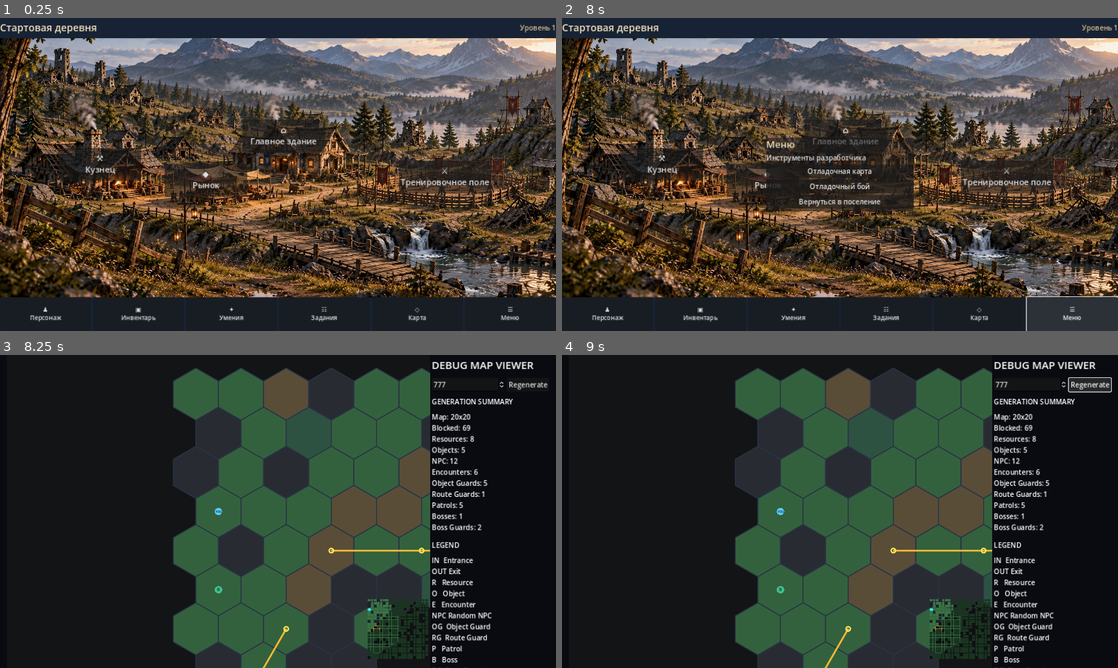
Above: before the commit, frames 1-4 (two rows, left to right).
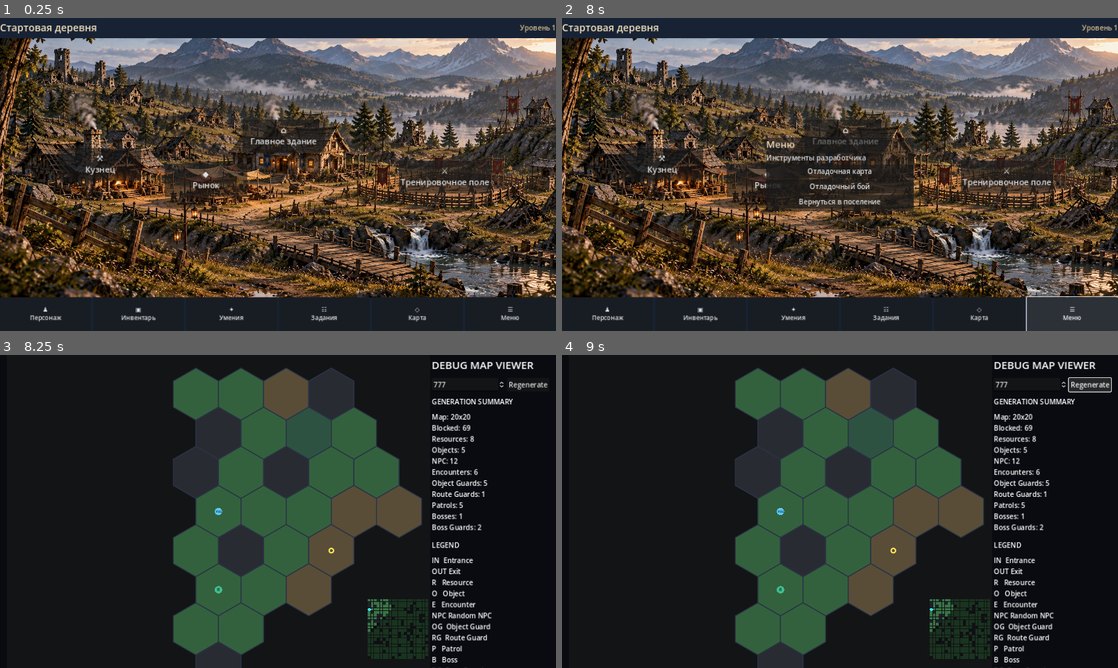
Above: after the commit, the same moments.

Repository: Archoniou1987/Battle-of-Artheon
Game: Godot game, scene res://scenes/main/main.tscn
The game is run twice, just before and just after one commit, with the same random seed, the same clock (stepped at 60 frames per second) and the same inputs.
Inputs:
- Up to frame 1 (0.25 s): no input
- Up to frame 2 (8 s): click "⚒ Кузнец" at 0.5 s; click "◆ Рынок" at 1.25 s; click "⌂ Главное здание" at 2 s; click "⚔ Тренировочное поле" at 2.75 s; click "♟ Персонаж" at 3.5 s; click "▣ Инвентарь" at 4.25 s; click "✦ Умения" at 5 s; click "☷ Задания" at 5.75 s; click "◇ Карта" at 6.5 s; click "☰ Меню" at 7.25 s
- Up to frame 3 (8.25 s): click "Отладочная карта" at 8 s
- Up to frame 4 (9 s): click "Regenerate" at 8.75 s

Frames 1-2 are identical in both runs. In frame 3, 11% of the frame differs, in the area x 43-78%, y 4-100%; in frame 4, 11%.

Commit message:
Limit tactical viewport to four hexes and clip patrol pause markers

Diff:
--- a/scenes/debug/debug_map_canvas.gd
+++ b/scenes/debug/debug_map_canvas.gd
@@ -3,7 +3,7 @@
 
 var HEX_SIZE:=20.0
 var map_offset:=Vector2.ZERO
-var visibility_radius:=7
+var visibility_radius:=4
 const SQRT3:=1.7320508075688772
 
 var generated:Dictionary={}
@@ -36,7 +36,7 @@
 		return
 	for cell in loot_markers:
 		var center:=_hex_center(cell)+Vector2(HEX_SIZE*0.48,-HEX_SIZE*0.42)
-		if event.position.distance_to(center)<=10.0:
+		if _is_visible_hex(cell) and event.position.distance_to(center)<=10.0:
 			loot_hex_selected.emit(cell)
 			accept_event()
 			return
@@ -92,7 +92,7 @@
 			draw_polyline(points,Color(0.95,0.72,0.20),3.0,true)
 		for pause in patrol.get("pause_points",[]):
 			var pause_index:int=int(pause.get("path_index",-1))
-			if pause_index>=0 and pause_index<patrol.path.size():
+			if pause_index>=0 and pause_index<patrol.path.size() and _is_visible_hex(patrol.path[pause_index]):
 				draw_circle(_hex_center(patrol.path[pause_index]),5.0,Color(1.0,0.90,0.35),false,2.0,true)
 	_draw_markers(map)
 	_draw_loot_markers()
